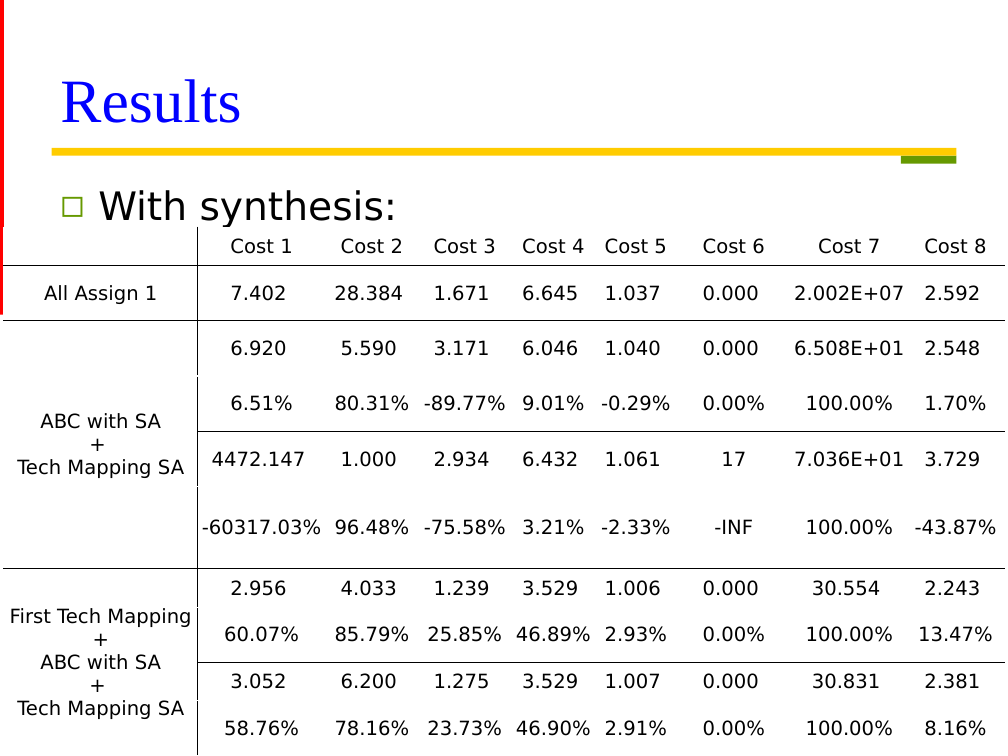
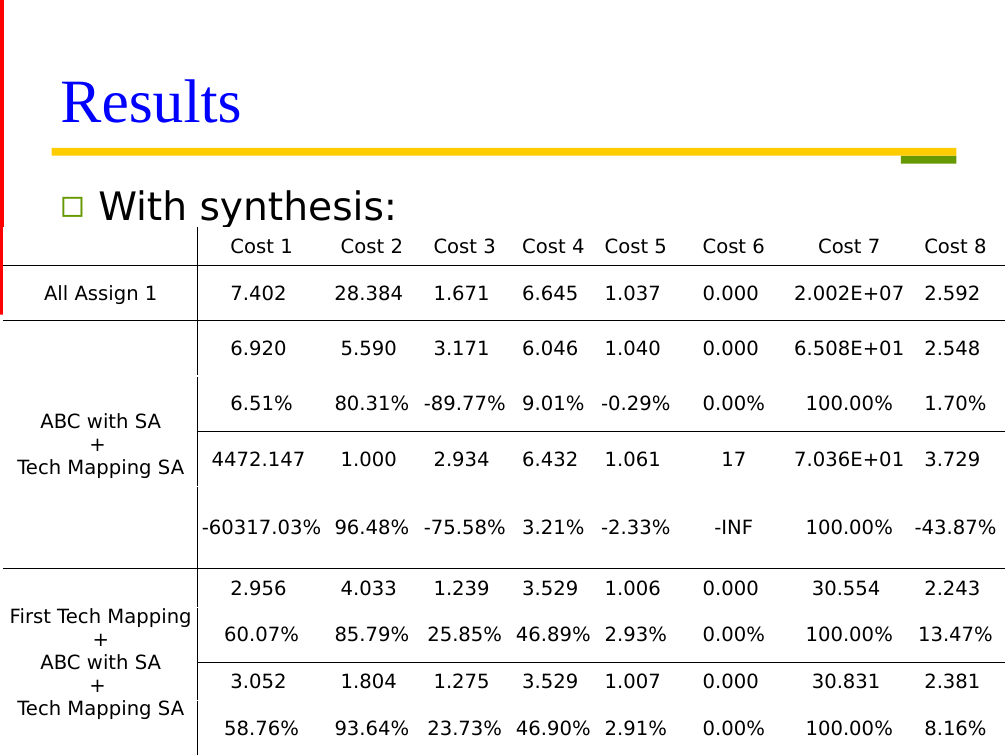
Before and after one commit to swear01/ICCAD_24_A, a slide deck: slide 10 of RolandJiang.pptx. Drawn at 1008x756 pixels with LibreOffice and Linux fonts; fonts in the diff are those of the drawing. Boxes give left, top, right and bottom in pixels: in the first picture for what was removed or moved away, otherwise in the second. Text is boxed around its words. In the diff, an @@ line names an element or a change of style, - is before the commit and + after.

```diff
--- a/RolandJiang.pptx
+++ b/RolandJiang.pptx
@@ table at (4, 227, 1005, 756) @@
-row 9, column 3: 6.200
+row 9, column 3: 1.804
-row 10, column 3: 78.16%
+row 10, column 3: 93.64%
```
Also in this commit, not shown: 2 other slides changed.
